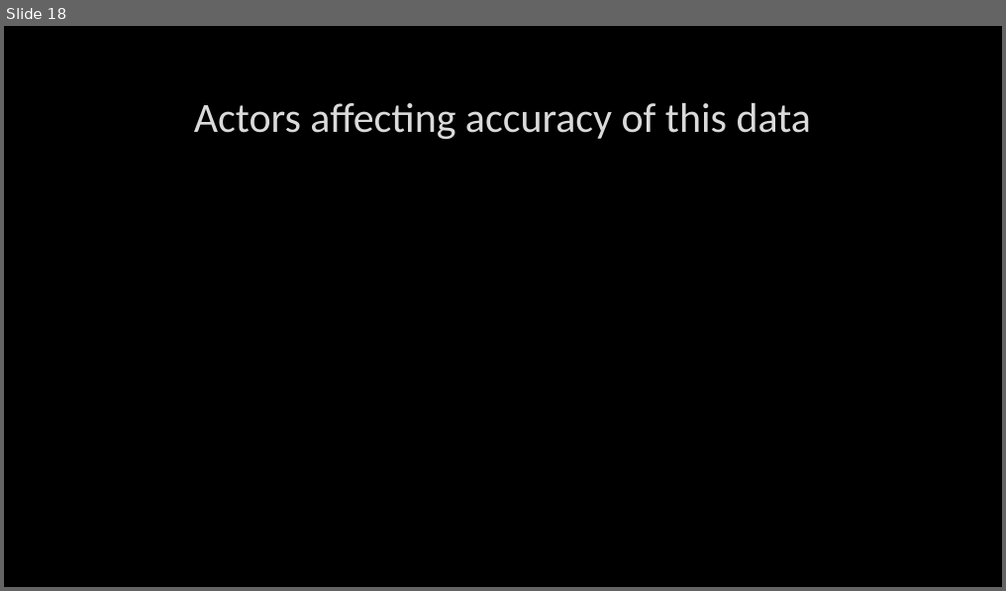
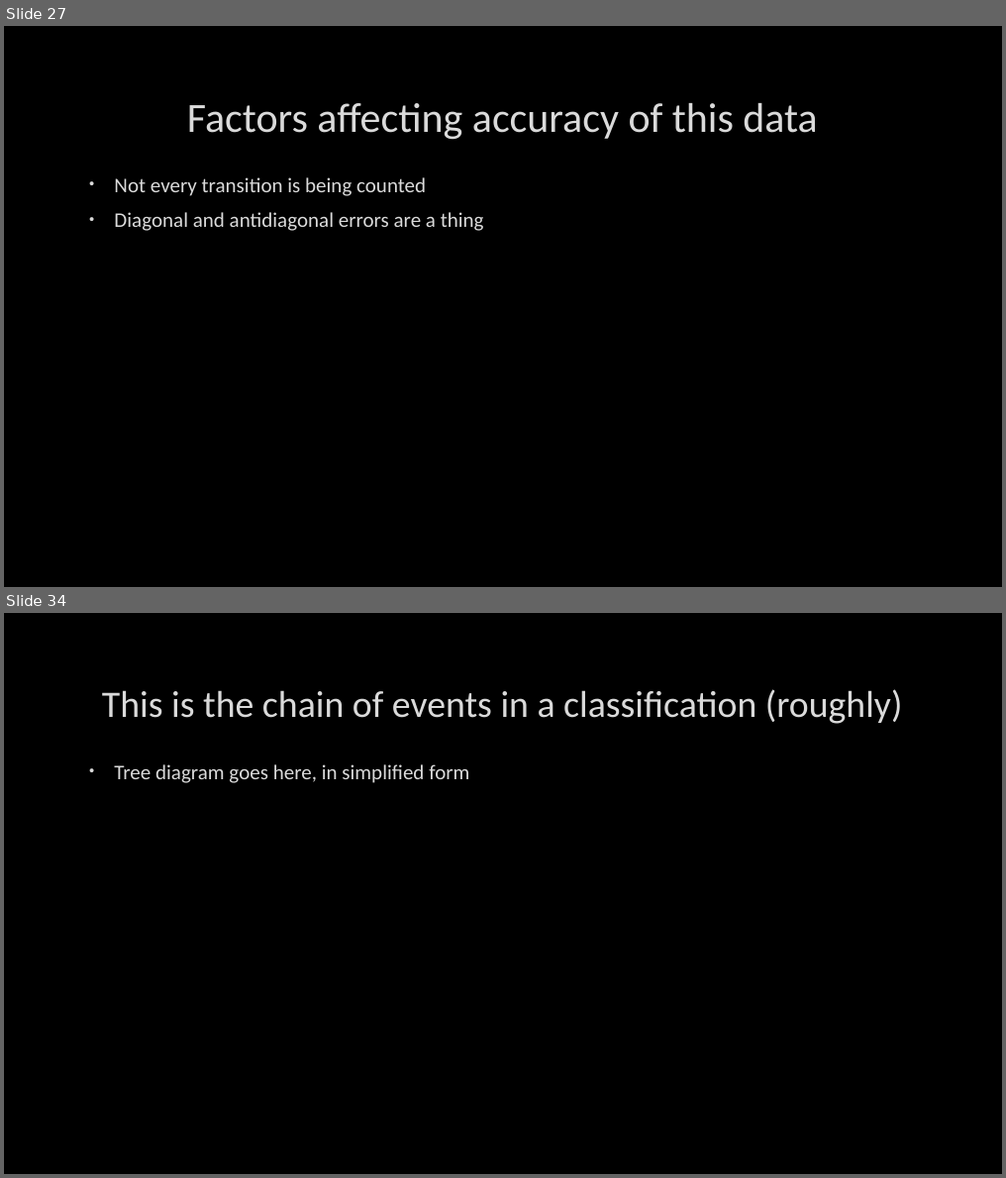
Before and after one commit to TchakamauRa/Soft-Matter, a slide deck: Backup copy.pptx. Shown one above the other, each under a label of ours: slide 18 before the commit, slides 27 and 34 after it; the slides between them are not shown. The pictures are 1006x591 and 1006x1178 pixels, drawn with LibreOffice and Linux fonts; fonts in the diff are those of the drawing; background and template pictures are left out. Boxes give left, top, right and bottom in pixels: in the first picture for what was removed or moved away, otherwise in the second. Text is boxed around its words. In the diff, an @@ line names an element or a change of style, - is before the commit and + after.

Commit message:
After Boot error

```diff
--- a/Backup copy.pptx
+++ b/Backup copy.pptx
@@ slide 34 added at (4, 613, 1002, 1174), background picture (left out) @@
@@ title added at (102, 689, 903, 724), 36 pt, text #DADADA @@
+This is the chain of events in a classification (roughly)
@@ text added at (114, 764, 469, 783), 20 pt, text #DADADA @@
+• Tree diagram goes here, in simplified form
@@ what was slide 18 is now slide 27 @@
@@ slide 27 changed as well @@
@@ title at (187, 103, 817, 140): text changed @@
-Actors affecting accuracy of this data
+Factors affecting accuracy of this data
@@ text added at (114, 177, 484, 231), 20 pt, text #DADADA @@
+• Not every transition is being counted
+• Diagonal and antidiagonal errors are a thing
```
Also in this commit, not shown: 7 other slides changed, 17 other slides added, 2 slides removed, 2 other files.
